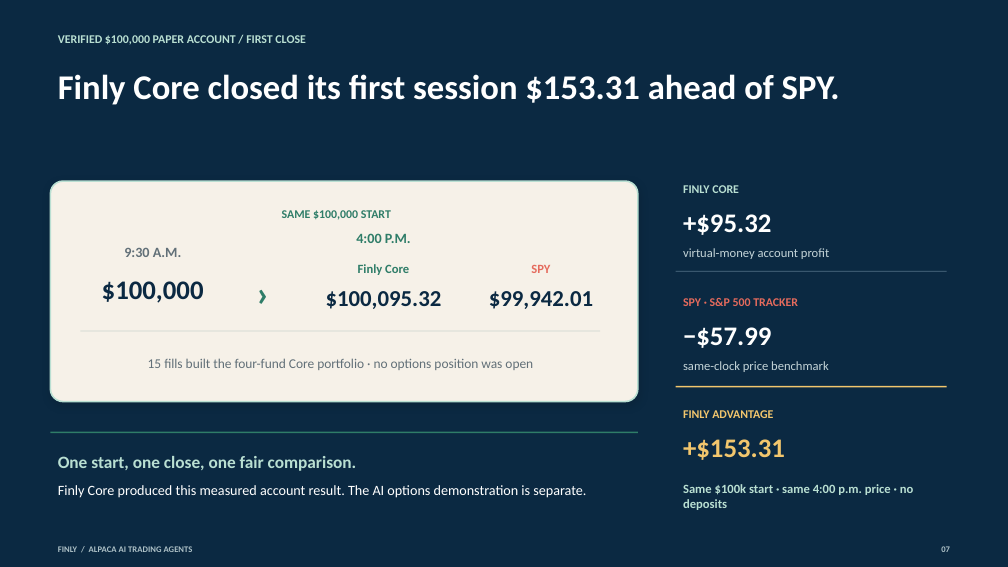
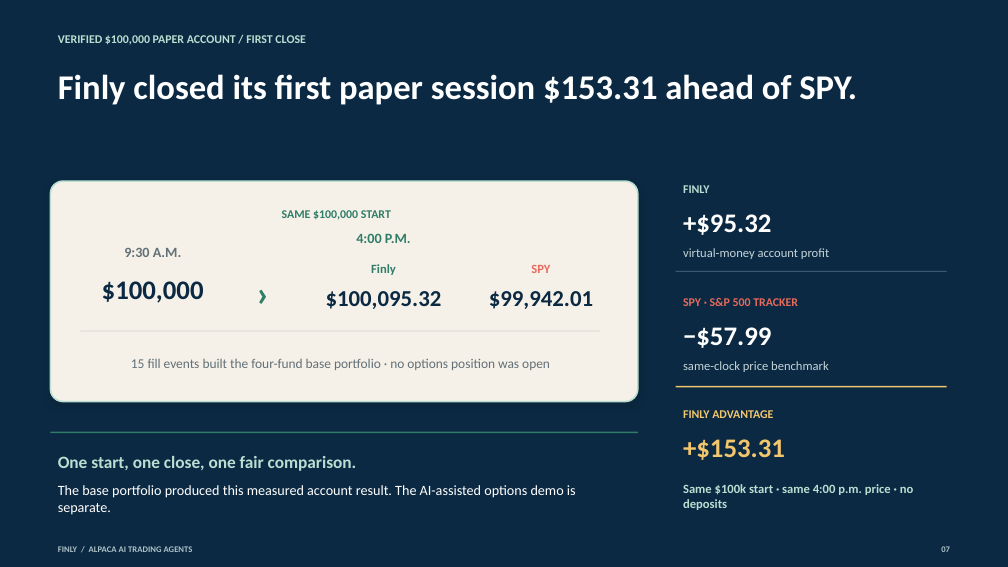
Before and after one commit to owlsowo/finly-bot, a slide deck: slide 7 of public/judge/Finly_Consulting_Deck.pptx. Drawn at 1008x567 pixels with LibreOffice and Linux fonts; fonts in the diff are those of the drawing. Boxes give left, top, right and bottom in pixels: in the first picture for what was removed or moved away, otherwise in the second. Text is boxed around its words. In the diff, an @@ line names an element or a change of style, - is before the commit and + after.

Commit message:
Make Finly accessible to public and technical judges

```diff
--- a/public/judge/Finly_Consulting_Deck.pptx
+++ b/public/judge/Finly_Consulting_Deck.pptx
@@ text at (58, 74, 857, 105): text changed @@
-Finly Core closed its first session $153.31 ahead of SPY.
+Finly closed its first paper session $153.31 ahead of SPY.
@@ text at (683, 185, 710, 193): text changed @@
-FINLY CORE
+FINLY
@@ text at (371, 264, 396, 275): text changed @@
-Finly Core
+Finly
@@ text at (131, 359, 550, 370): text changed @@
-15 fills built the four-fund Core portfolio · no options position was open
+15 fill events built the four-fund base portfolio · no options position was open
@@ text at (58, 485, 576, 515): text changed @@
-Finly Core produced this measured account result. The AI options demonstration is separate.
+The base portfolio produced this measured account result. The AI-assisted options demo is separate.
```
Also in this commit, not shown: 6 other slides changed, 23 other files.
